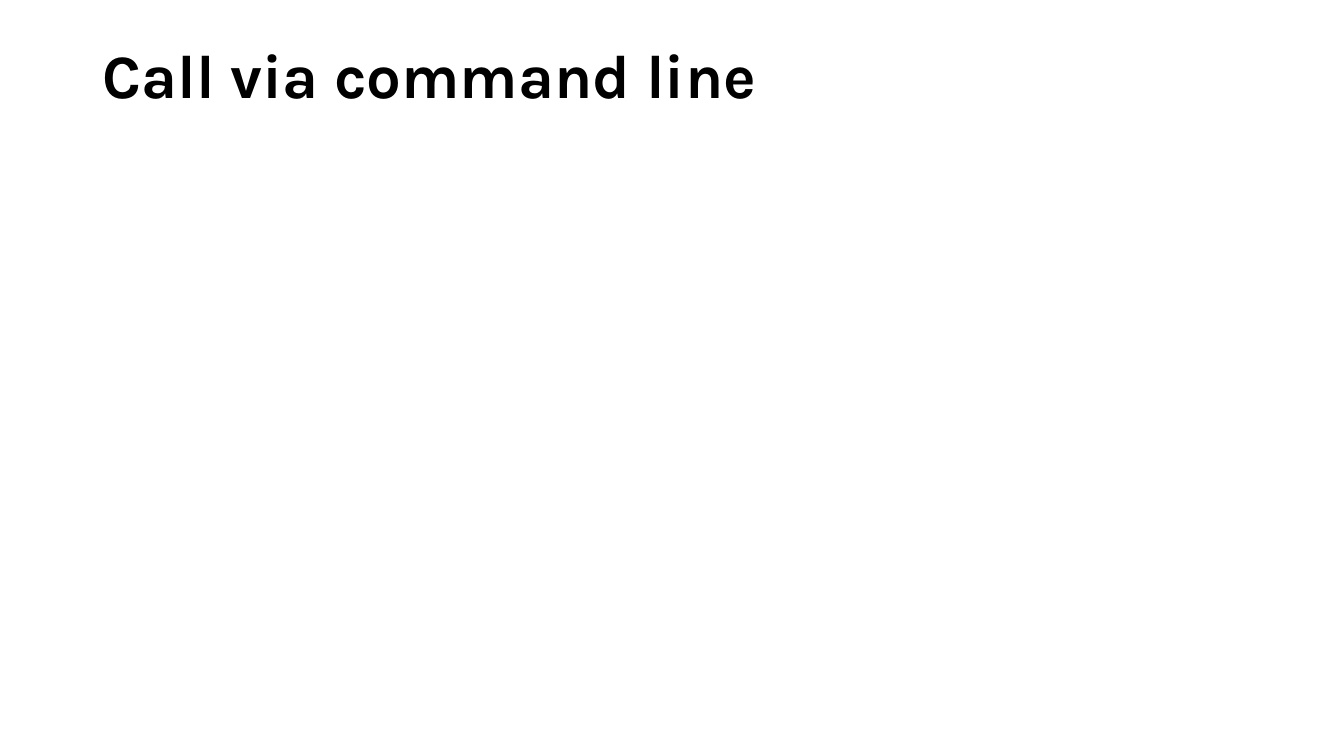
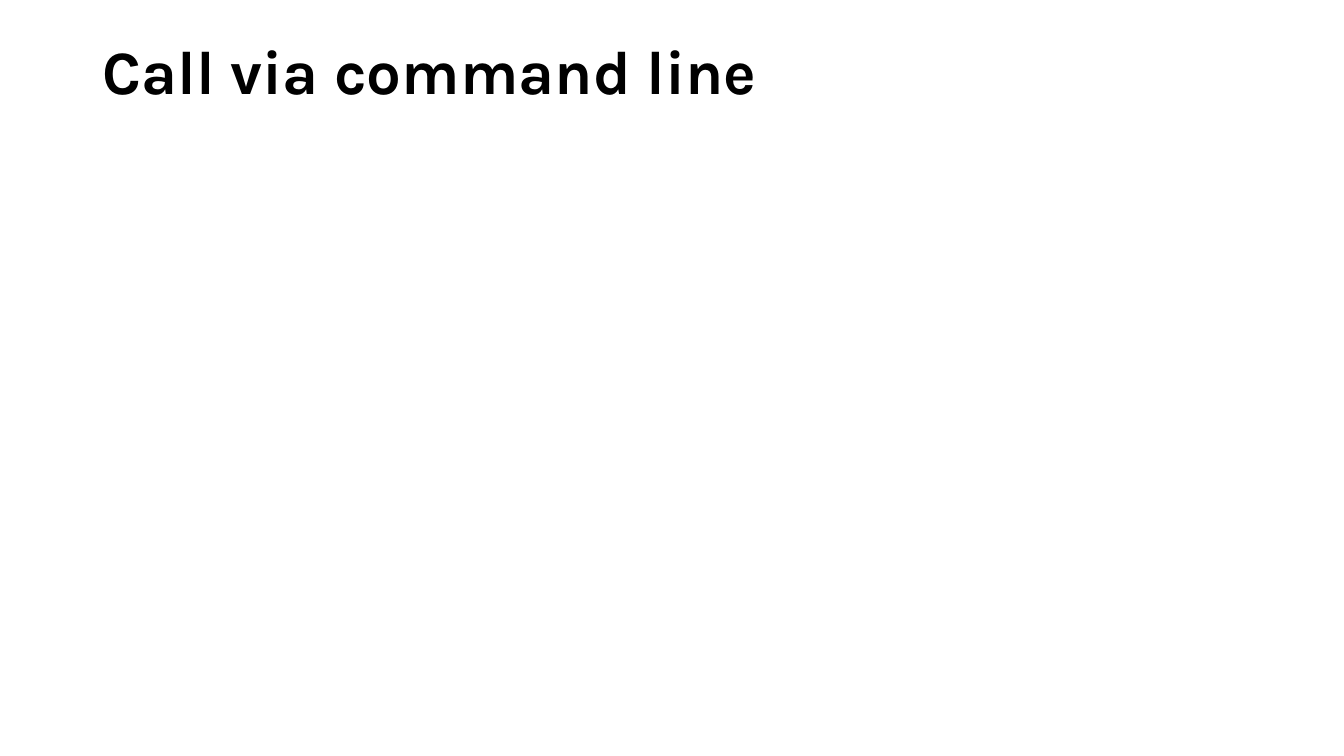
Before and after one commit to FSchwertfeger/Scaproc, a slide deck: slide 9 of proc scaproc.ppt (slide 5 before the commit). Drawn at 1344x756 pixels with LibreOffice and Linux fonts; fonts in the diff are those of the drawing. Boxes give left, top, right and bottom in pixels: in the first picture for what was removed or moved away, otherwise in the second. Text is boxed around its words. In the diff, an @@ line names an element or a change of style, - is before the commit and + after.

```diff
--- a/proc scaproc.ppt
+++ b/proc scaproc.ppt
@@ title "Call via command line" moved from (x1=102, y1=54, x2=756, y2=99) to (x1=102, y1=50, x2=756, y2=95) @@
```
Also in this commit, not shown: 3 other slides changed, 4 slides added, 2 slides removed, 1 other file.
